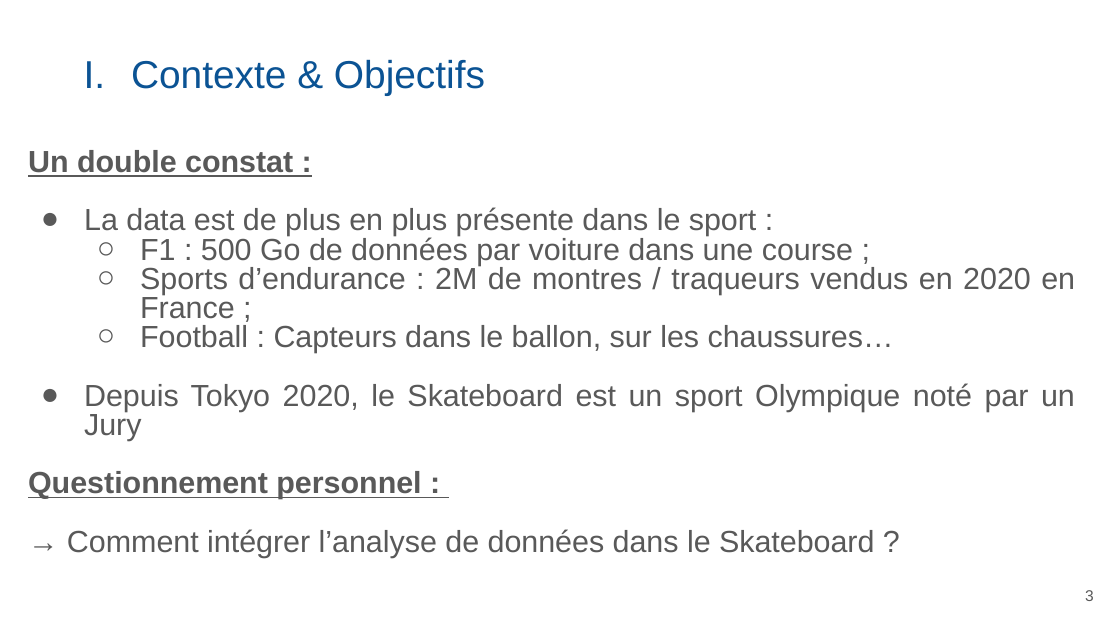
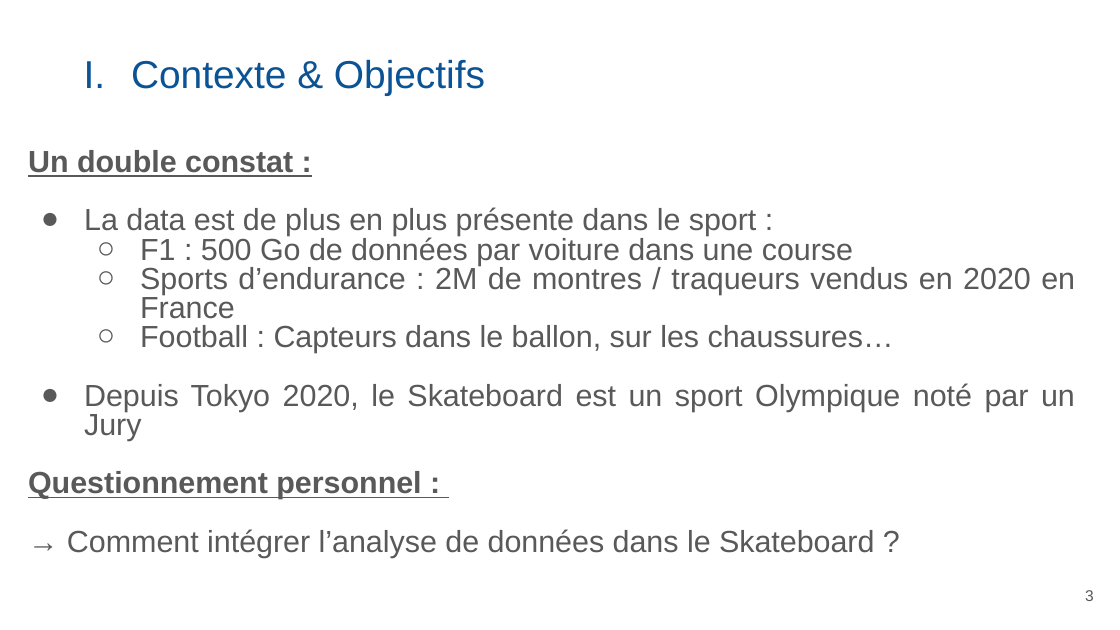
Before and after one commit to libcraps/SkateboardXXX3000, a slide deck: slide 3 of 00 - Documentation/Rendu final/Skate_LIBAULT_DOUXAMI.pptx. Drawn at 1120x630 pixels with LibreOffice and Linux fonts; fonts in the diff are those of the drawing. Boxes give left, top, right and bottom in pixels: in the first picture for what was removed or moved away, otherwise in the second. Text is boxed around its words. In the diff, an @@ line names an element or a change of style, - is before the commit and + after.

```diff
--- a/00 - Documentation/Rendu final/Skate_LIBAULT_DOUXAMI.pptx
+++ b/00 - Documentation/Rendu final/Skate_LIBAULT_DOUXAMI.pptx
@@ subtitle at <box>140,235,1075,319</box>: text changed @@
-  ○ F1 : 500 Go de données par voiture dans une course ;
-  ○ Sports d’endurance : 2M de montres / traqueurs vendus en 2020 en France ;
+  ○ F1 : 500 Go de données par voiture dans une course
+  ○ Sports d’endurance : 2M de montres / traqueurs vendus en 2020 en France
```
Also in this commit, not shown: 14 other slides changed, 2 other files.
